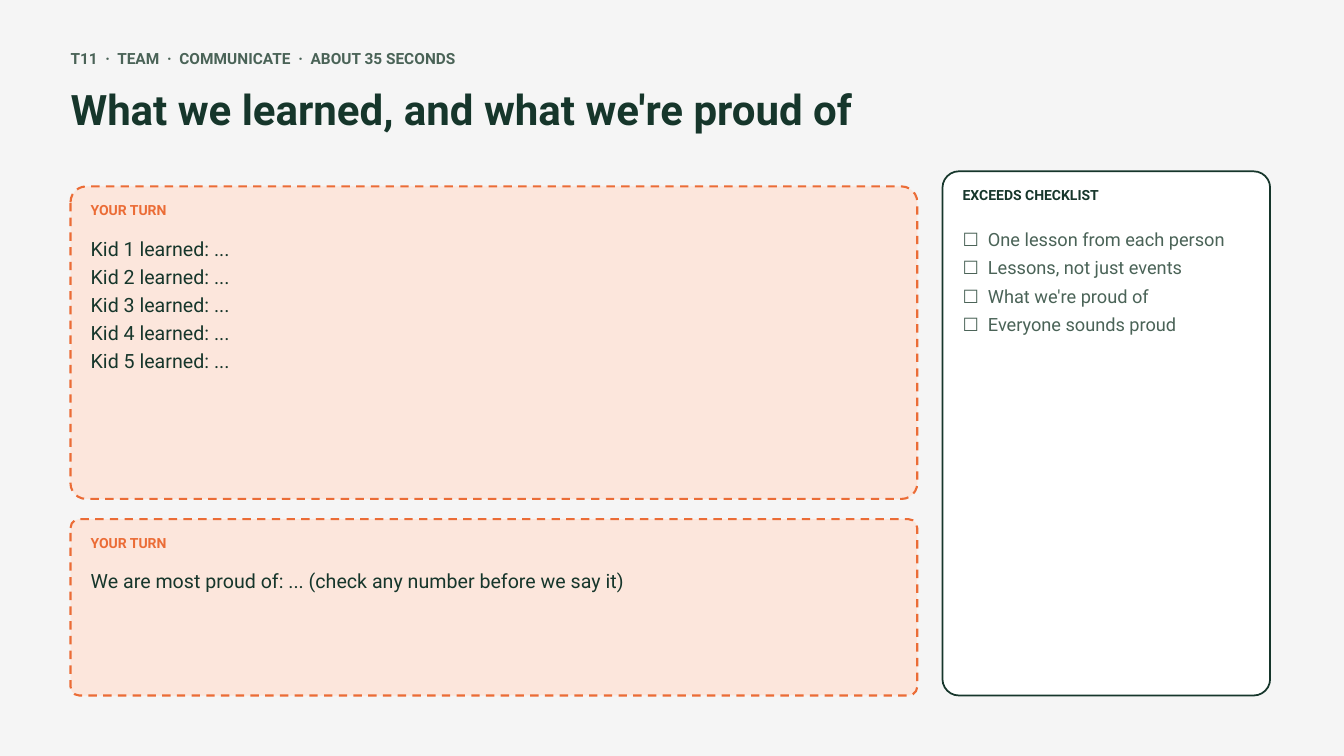
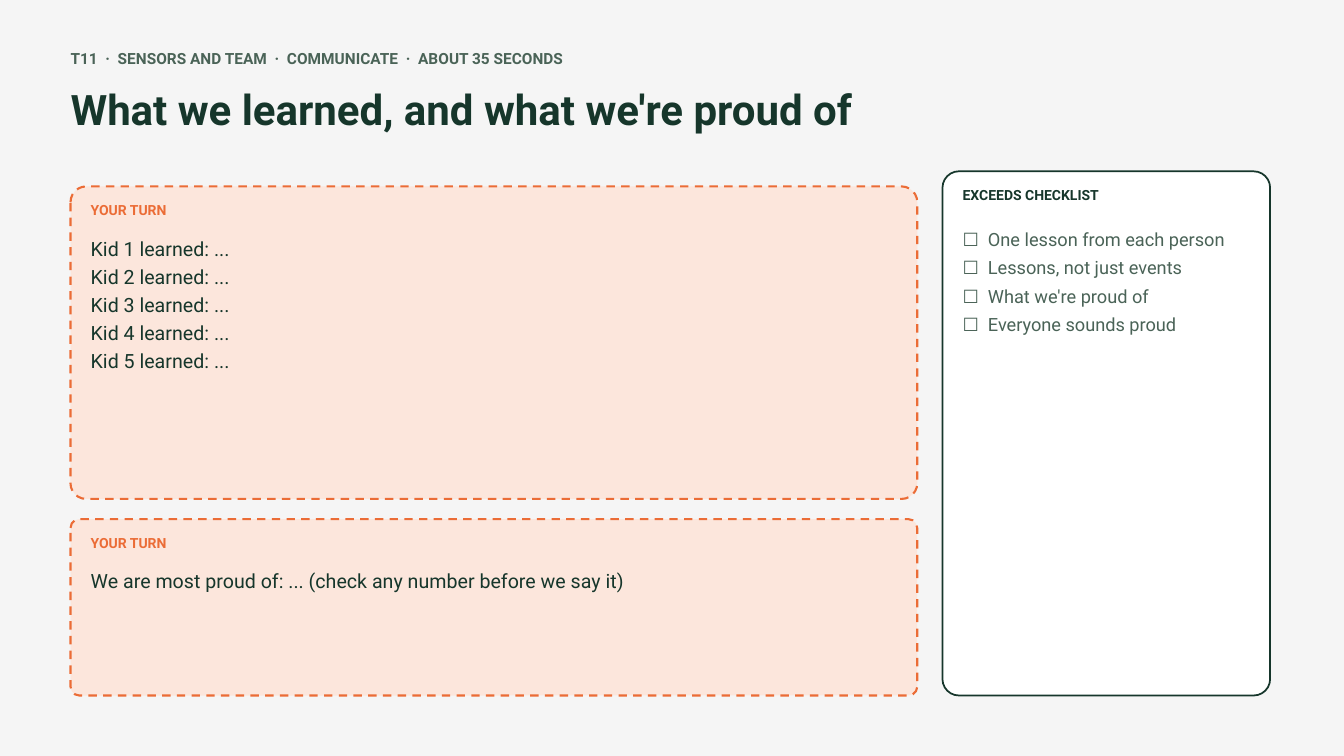
Before and after one commit to amana4/FLL2026, a slide deck: slide 36 of robot-design/exceeds-workshop.pptx. Drawn at 1344x756 pixels with LibreOffice and Linux fonts; fonts in the diff are those of the drawing. Boxes give left, top, right and bottom in pixels: in the first picture for what was removed or moved away, otherwise in the second. Text is boxed around its words. In the diff, an @@ line names an element or a change of style, - is before the commit and + after.

Commit message:
Move the gyroscope to its own speaking part
- five parts are now strategy, robot, code, testing, and sensors and team
- code script covers python, drive_cm, layers and the safety stop
- sensors and team script covers yaw and the three gyroscope steps, then
  who did what, lessons and pride
- role slots updated in the deck and the script doc builder, by roster slot

```diff
--- a/robot-design/exceeds-workshop.pptx
+++ b/robot-design/exceeds-workshop.pptx
@@ text at box(71, 53, 563, 64): text changed @@
-T11 · TEAM · COMMUNICATE · ABOUT 35 SECONDS
+T11 · SENSORS AND TEAM · COMMUNICATE · ABOUT 35 SECONDS
```
Also in this commit, not shown: 4 other slides changed, 6 other files.
